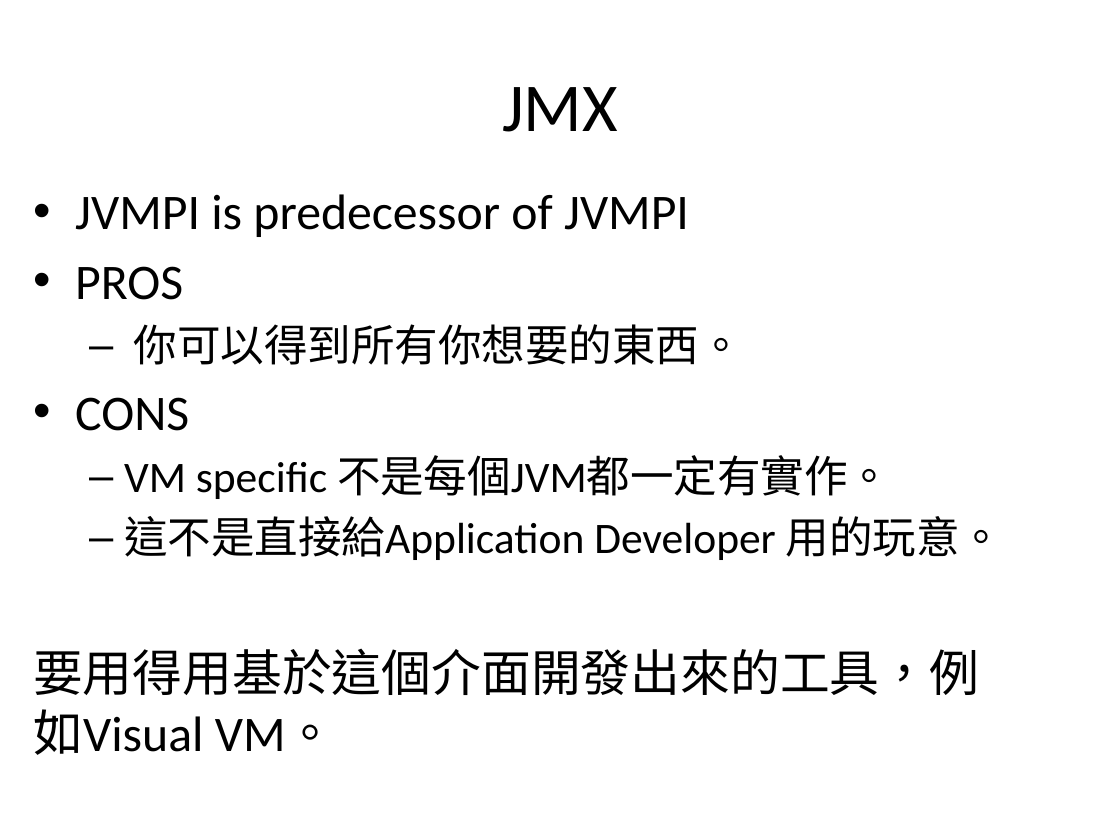
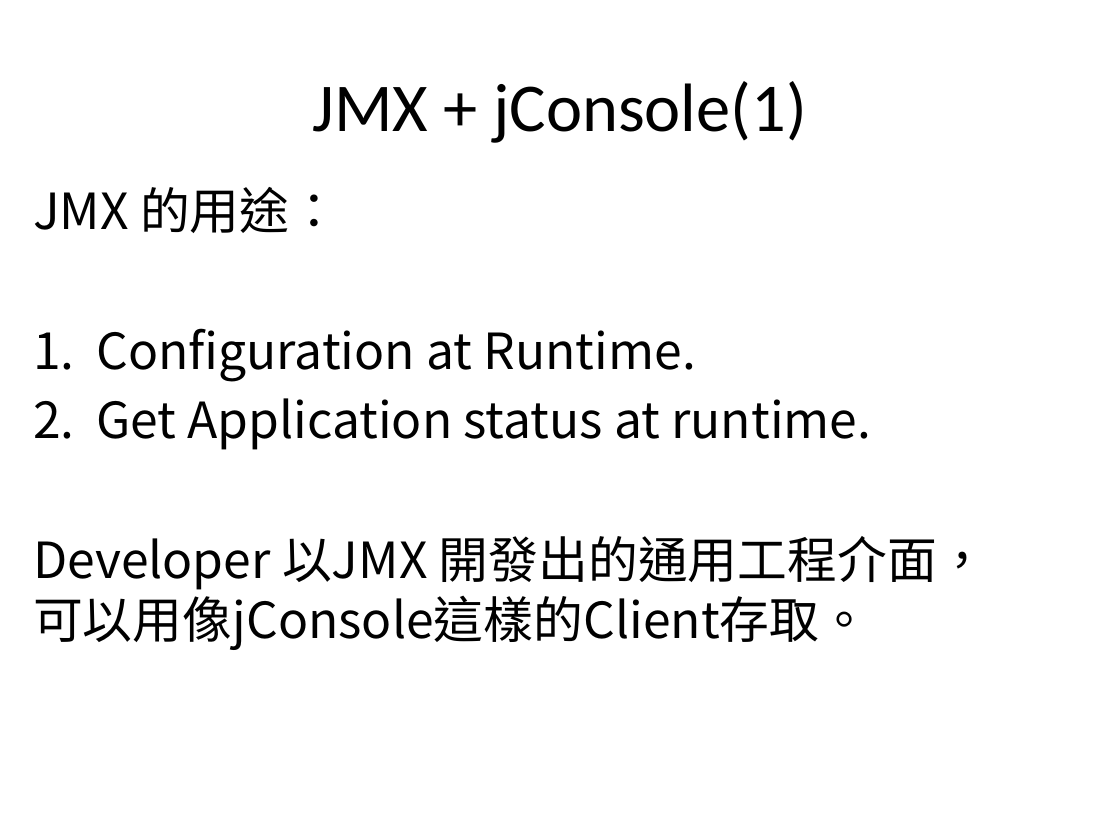
Before and after one commit to zanyking/java_two, a slide deck: slide 31 of 2013/Active Application Monitoring.pptx (slide 27 before the commit). Drawn at 1120x840 pixels with LibreOffice and Linux fonts; fonts in the diff are those of the drawing; background and template pictures are left out. Boxes give left, top, right and bottom in pixels: in the first picture for what was removed or moved away, otherwise in the second. Text is boxed around its words. In the diff, an @@ line names an element or a change of style, - is before the commit and + after.

```diff
--- a/2013/Active Application Monitoring.pptx
+++ b/2013/Active Application Monitoring.pptx
@@ title at <box>312,81,807,143</box>: text changed @@
-JMX
+JMX + jConsole(1)
@@ text at <box>33,187,987,650</box>: text changed; size 28 to 32 pt; font Calibri to Noto Sans CJK SC @@
-• JVMPI is predecessor of JVMPI
-• PROS
-  – 你可以得到所有你想要的東西。
-• CONS
-  – VM specific 不是每個JVM都一定有實作。
-  – 這不是直接給Application Developer 用的玩意。
-要用得用基於這個介面開發出來的工具，例如Visual VM。
+JMX 的用途：
+1. Configuration at Runtime.
+2. Get Application status at runtime.
+Developer 以JMX 開發出的通用工程介面，
+可以用像jConsole這樣的Client存取。
```
Also in this commit, not shown: 23 other slides changed, 11 slides added, 10 other files.
